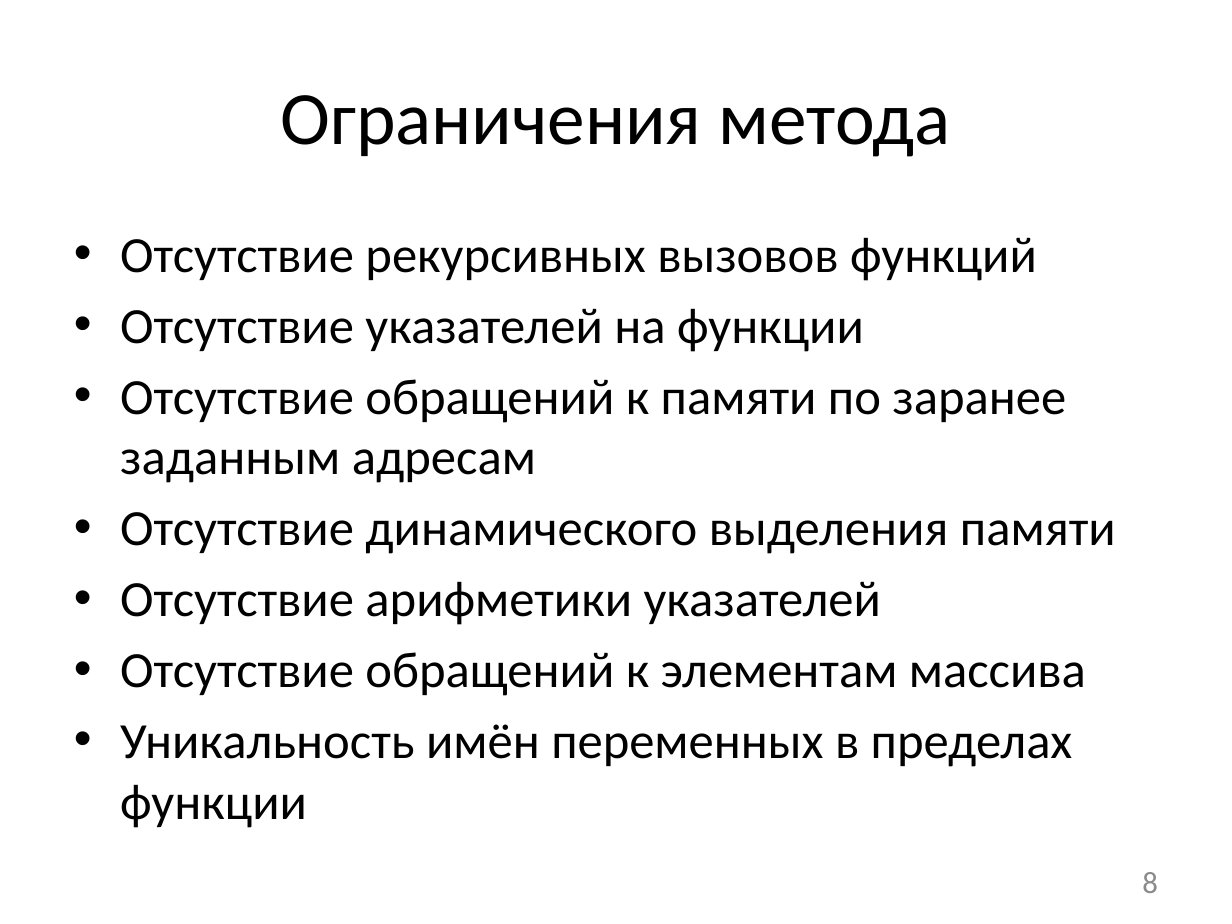
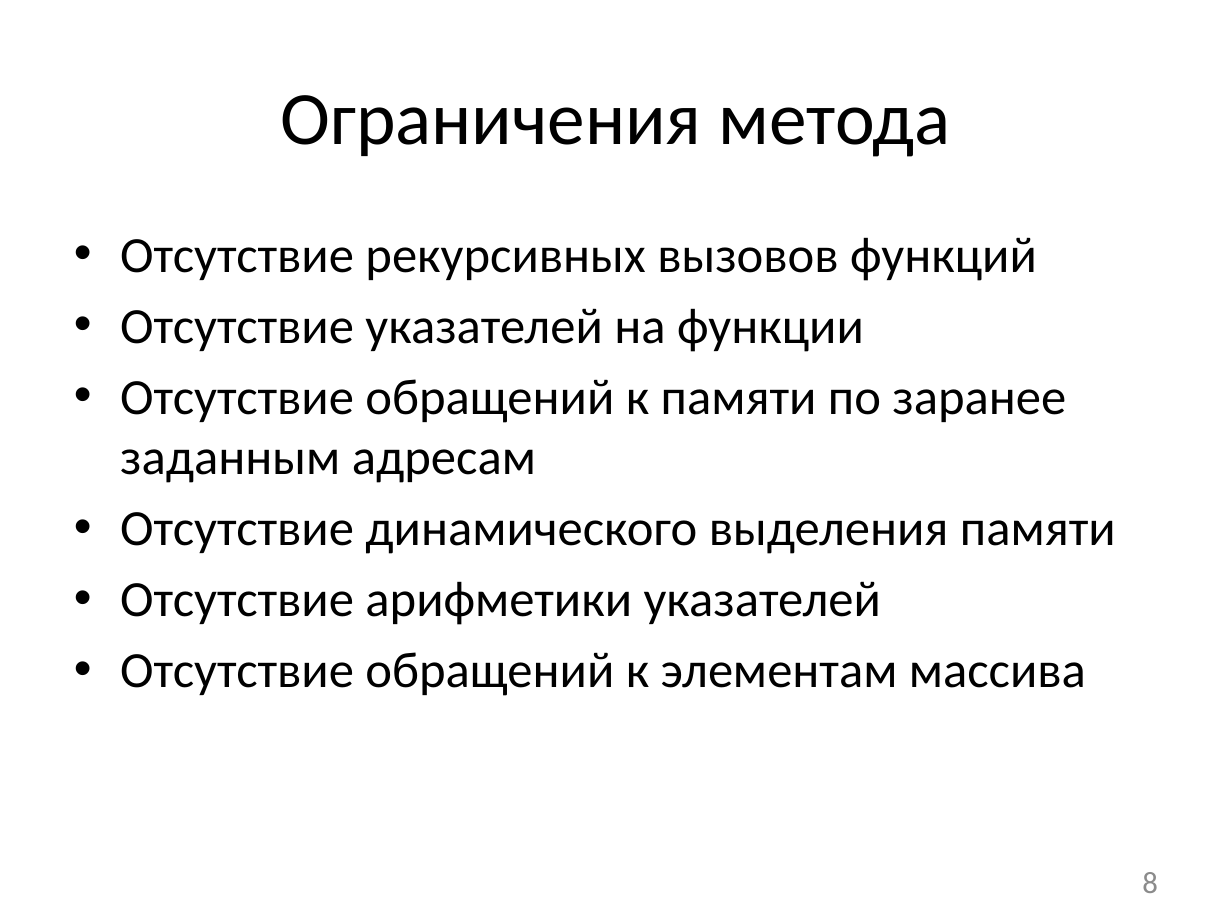
Before and after one commit to afrolovskiy/diplom, a slide deck: slide 8 of presentations/diplom/static race detection.pptx. Drawn at 1232x924 pixels with LibreOffice and Linux fonts; fonts in the diff are those of the drawing. Boxes give left, top, right and bottom in pixels: in the first picture for what was removed or moved away, otherwise in the second. Text is boxed around its words. In the diff, an @@ line names an element or a change of style, - is before the commit and + after.

```diff
--- a/presentations/diplom/static race detection.pptx
+++ b/presentations/diplom/static race detection.pptx
@@ text at bbox=[120, 724, 1073, 828]: paragraph removed @@
-• Уникальность имён переменных в пределах функции
```
Also in this commit, not shown: 4 other slides changed.
